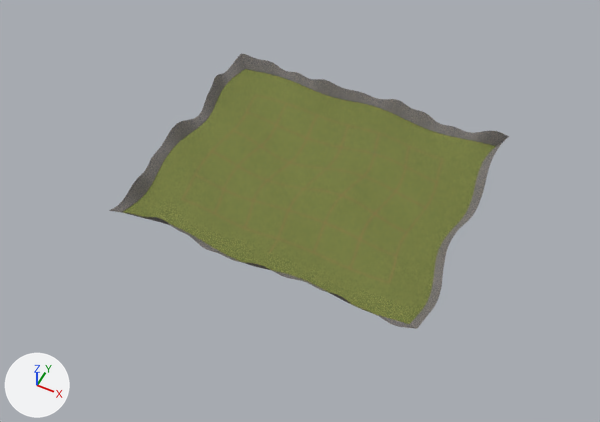
The FBX model Assets/Resources/Bellwake/Rooms/Highroad.fbx as it was, and as the next commit left it.
Camera for both pictures: a 50 mm camera at (1204.0, -2579.0, 2964.0) aimed at (0.0, -170.0, -47.0). The axes (+X, +Y, +Z) are drawn at lower left. The lights are the same throughout. The older version comes first.

Names of what the first picture shows: 'Rim', 'Terrain'.
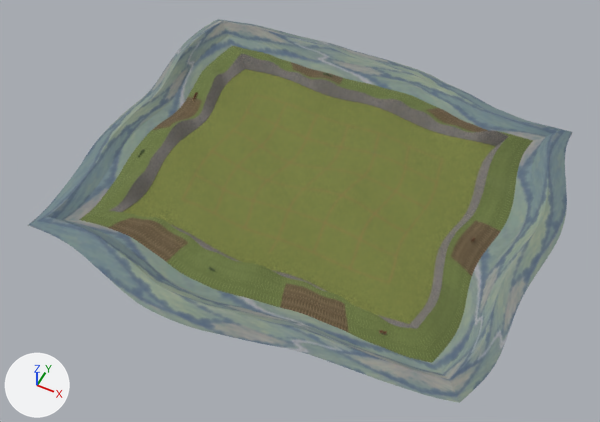
Location of each change, [x1, y1, x2, y2] in pixels of the pictures (600 x 422 px):
'Surroundings', added
    after: [28, 19, 573, 403]

The change in detail:
Picture 'CountryBeyond.png' (img_countrybeyond_png) is new.
Material 'CountryBeyond' (mat_countrybeyond) is new.
Its texture is img_countrybeyond_png.
Its roughness is 0.95.
Mesh me_valley_floor__shoulders_and_far_crest_002 is new.
It has 3728 vertices, 3234 faces and spans x -1125.0..1168.0, y -1042.0..1007.0, z 14.0..126.0.
It uses material mat_countrybeyond (picture img_countrybeyond_png).
Object 'Surroundings' (ob_surroundings) is new; it shows me_valley_floor__shoulders_and_far_crest_002.
Its location is (0.0, 0.0, 0.0).
